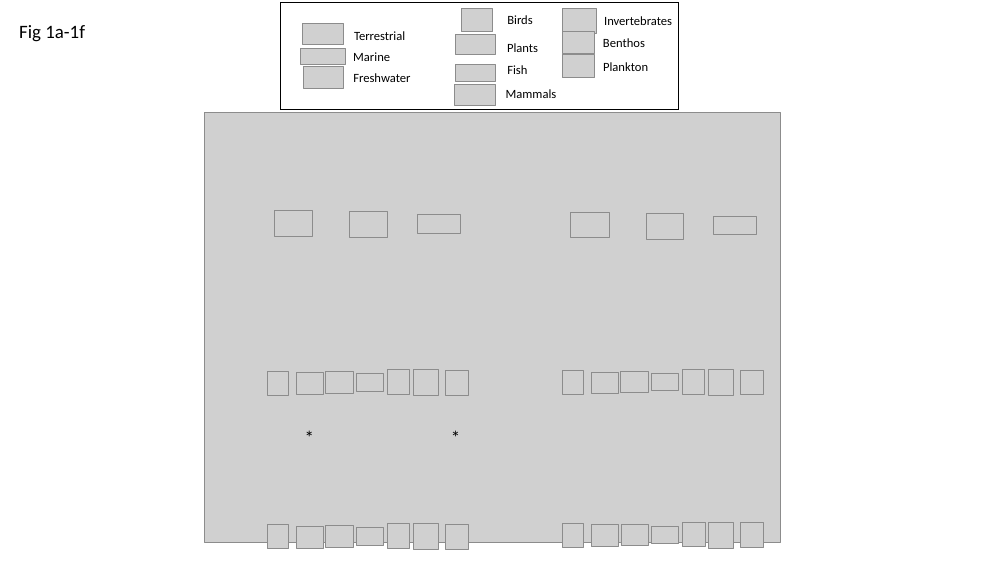
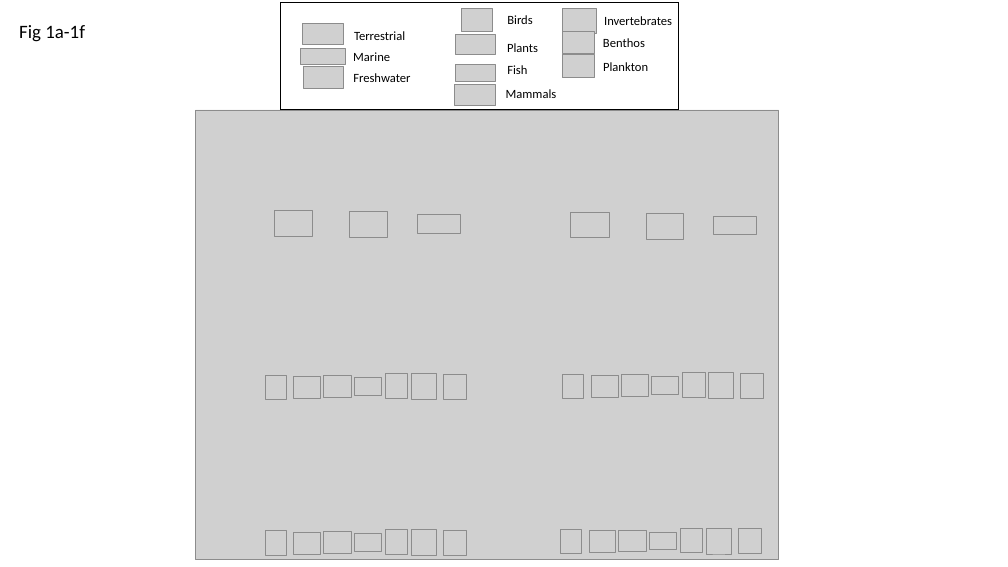
Before and after one commit to hurlbertlab/core-transient, a slide deck: slide 3 of output/plots/all_figs_with_legends.pptx. Drawn at 1008x567 pixels with LibreOffice and Linux fonts; fonts in the diff are those of the drawing; grey boxes stand for pictures. Boxes give left, top, right and bottom in pixels: in the first picture for what was removed or moved away, otherwise in the second. Text is boxed around its words. In the diff, an @@ line names an element or a change of style, - is before the commit and + after.

```diff
--- a/output/plots/all_figs_with_legends.pptx
+++ b/output/plots/all_figs_with_legends.pptx
@@ picture: place and size @@
-picture at [204,112,780,542]
+picture at [196,110,780,560]
@@ text removed at [297,423,315,453] @@
-*
@@ text removed at [444,423,467,453] @@
-*
@@ 6 pictures: place and size @@
-6 pictures at [268,370,734,550]
+6 pictures at [265,374,731,556]
@@ 21 pictures: place and size @@
-21 pictures at [296,369,765,550]
+21 pictures at [294,373,765,556]
```
Also in this commit, not shown: 7 other slides changed, 1 slide added, 1 slide removed, 43 other files.
